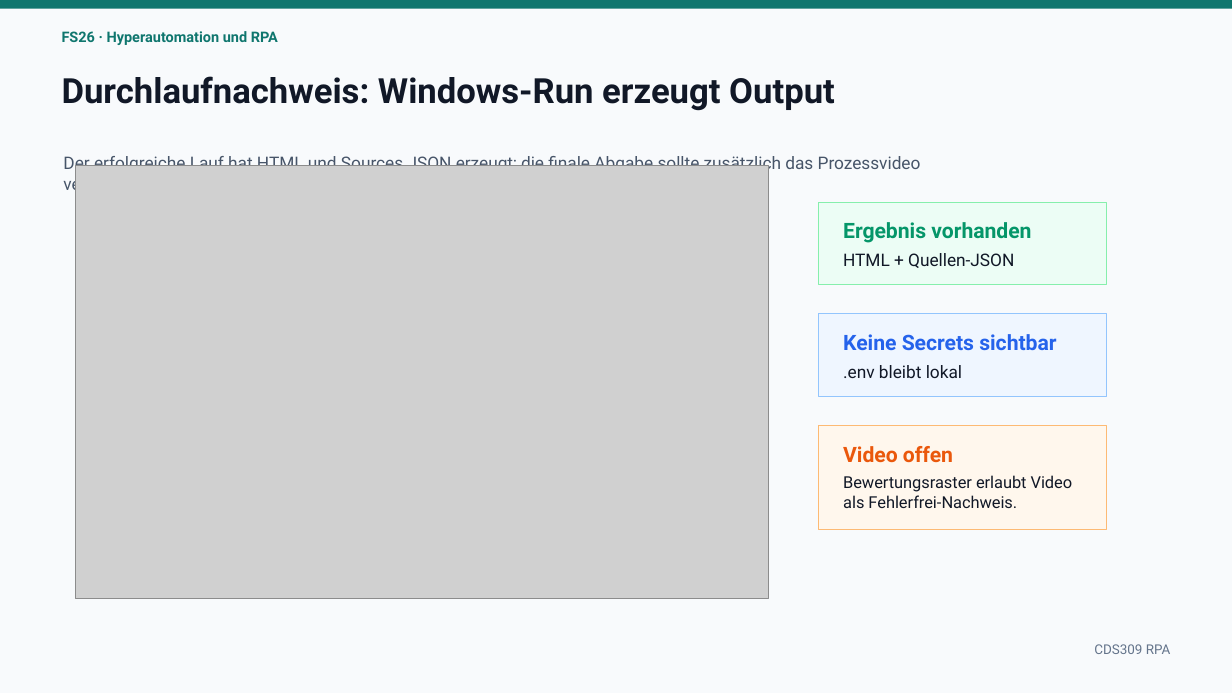
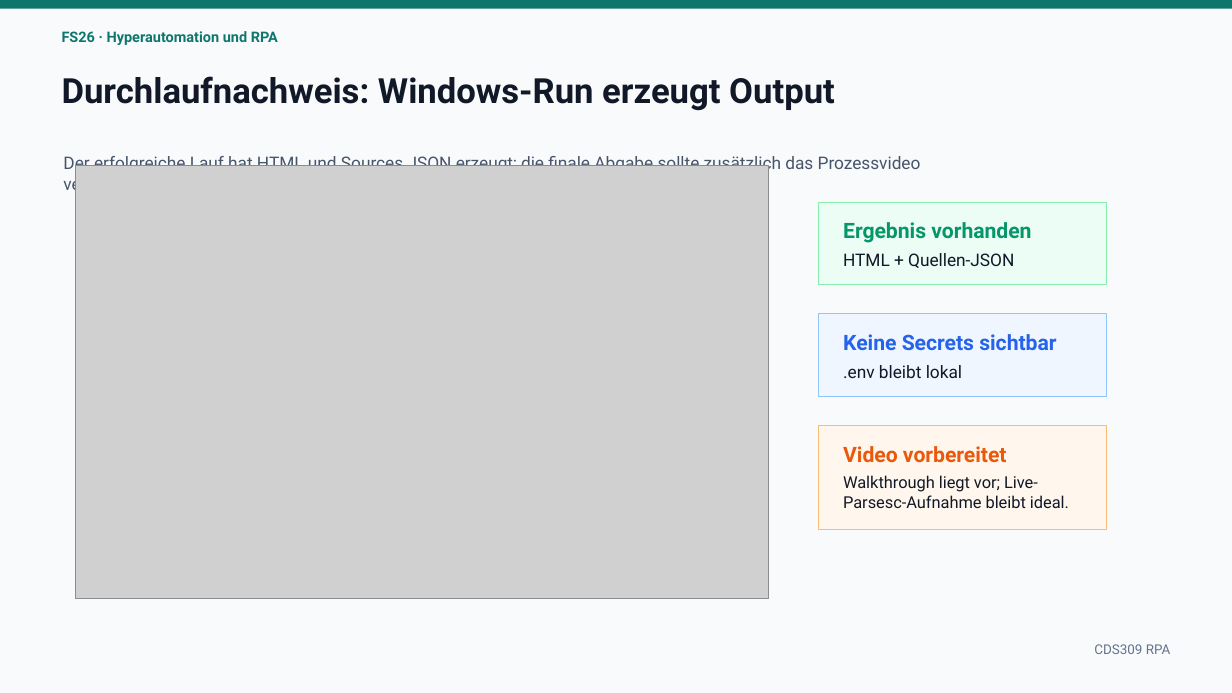
Before and after one commit to DotNaos/fs26--robotic-process-automation, a slide deck: slide 9 of unterlagen/Moodle-to-LLM Study Planner - Schlusspräsentation.pptx. Drawn at 1232x693 pixels with LibreOffice and Linux fonts; fonts in the diff are those of the drawing; grey boxes stand for pictures. Boxes give left, top, right and bottom in pixels: in the first picture for what was removed or moved away, otherwise in the second. Text is boxed around its words. In the diff, an @@ line names an element or a change of style, - is before the commit and + after.

Commit message:
Add process walkthrough video evidence

```diff
--- a/unterlagen/Moodle-to-LLM Study Planner - Schlusspräsentation.pptx
+++ b/unterlagen/Moodle-to-LLM Study Planner - Schlusspräsentation.pptx
@@ text at bbox=[843, 446, 1007, 463]: text changed @@
-Video offen
+Video vorbereitet
@@ text at bbox=[843, 475, 1069, 508]: text changed @@
-Bewertungsraster erlaubt Video als Fehlerfrei-Nachweis.
+Walkthrough liegt vor; Live-Parsesc-Aufnahme bleibt ideal.
```
Also in this commit, not shown: 1 other slide changed, 3 other files.
